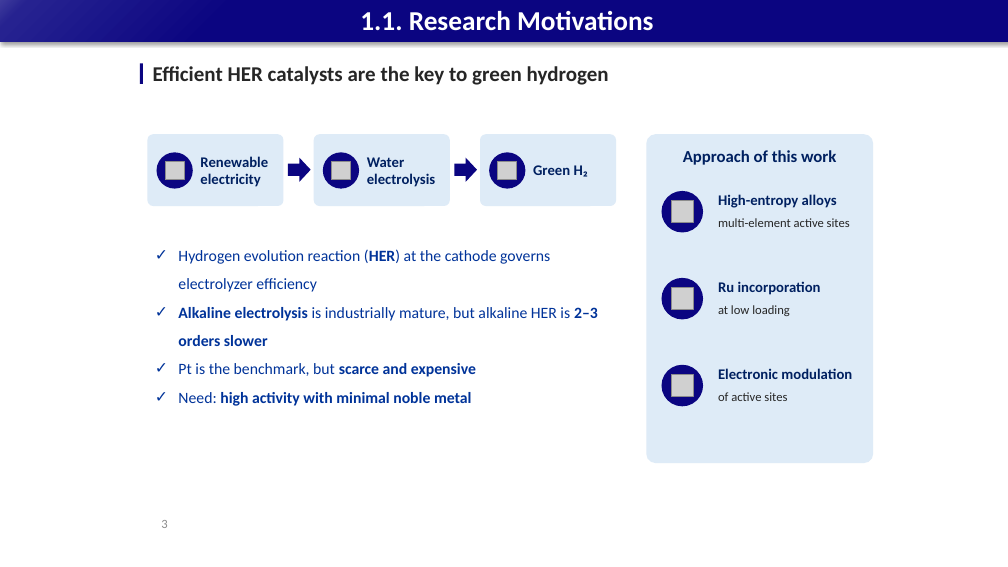
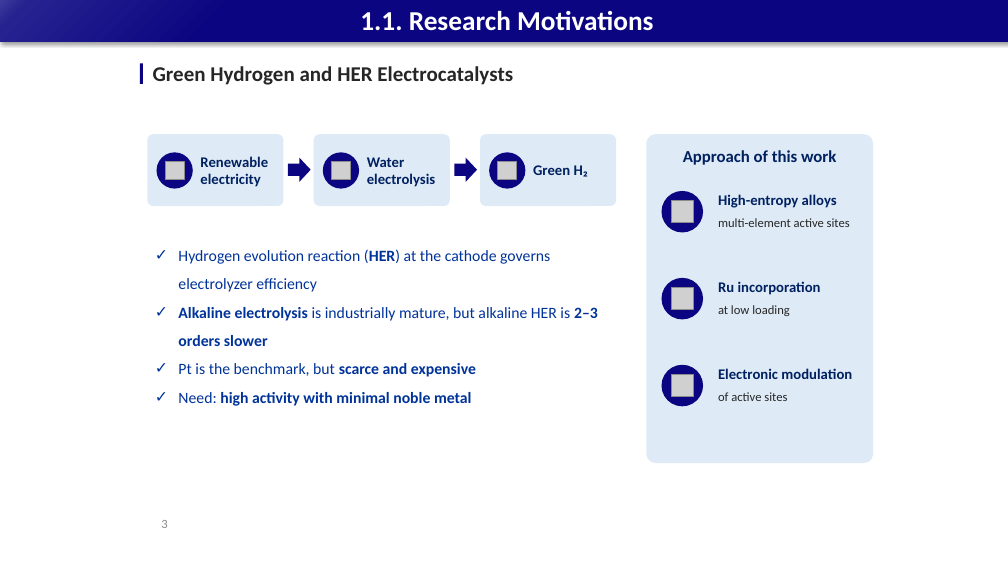
Before and after one commit to limsj0204/letter, a slide deck: slide 3 of 학위논문_디펜스_발표자료.pptx. Drawn at 1008x567 pixels with LibreOffice and Linux fonts; fonts in the diff are those of the drawing; grey boxes stand for pictures. Boxes give left, top, right and bottom in pixels: in the first picture for what was removed or moved away, otherwise in the second. Text is boxed around its words. In the diff, an @@ line names an element or a change of style, - is before the commit and + after.

```diff
--- a/학위논문_디펜스_발표자료.pptx
+++ b/학위논문_디펜스_발표자료.pptx
@@ text at (x1=153, y1=66, x2=513, y2=85): text changed @@
-Efficient HER catalysts are the key to green hydrogen
+Green Hydrogen and HER Electrocatalysts
```
Also in this commit, not shown: 32 other slides changed.
